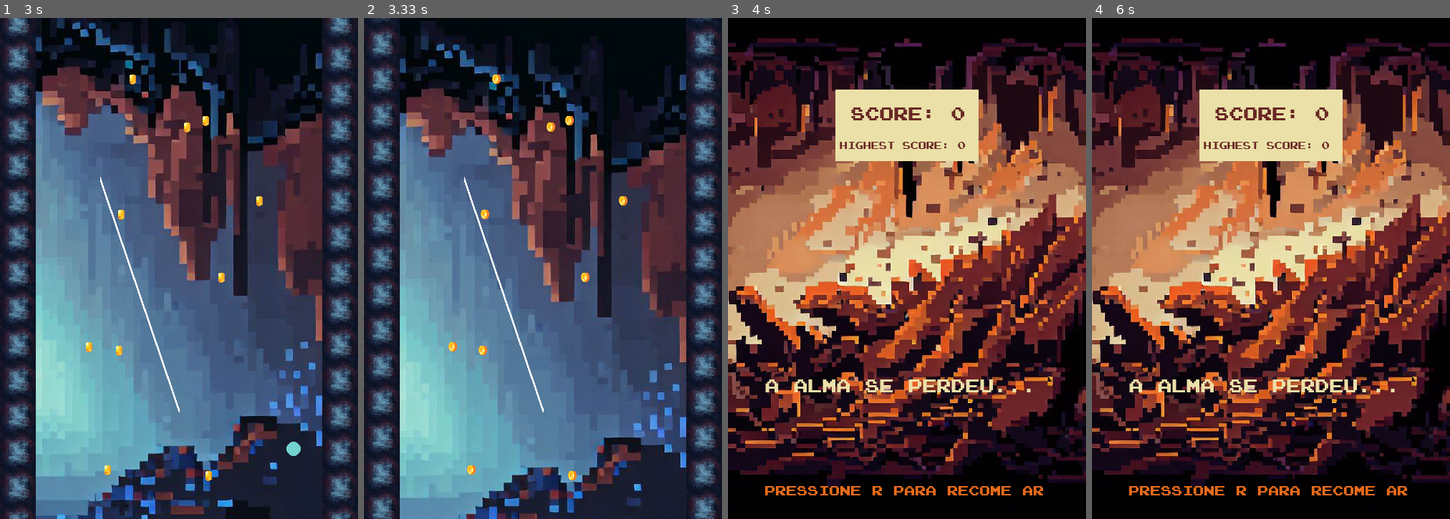
Above: before the commit, frames 1-4 (left to right).
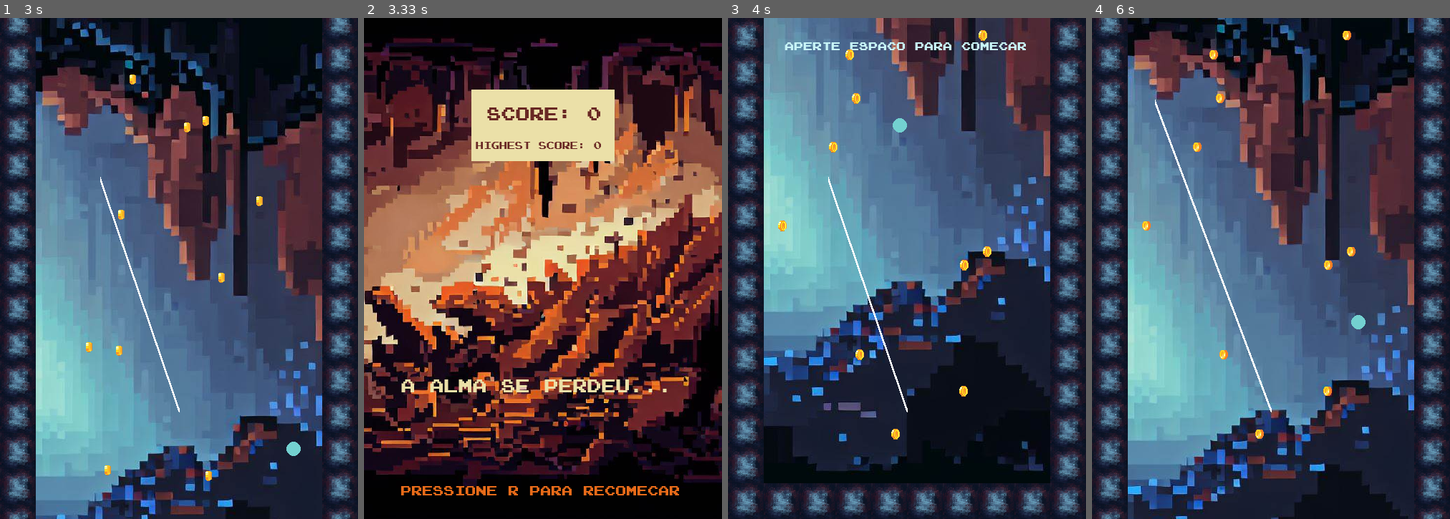
Above: after the commit, the same moments.

Repository: insper-classroom/devlife-23-1-projeto-pygame-esther_nina
Game: pygame game, started from code/jogo.py
The game is run twice, just before and just after one commit, with the same random seed, the same clock (stepped at 60 frames per second) and the same inputs.
Inputs (mouse positions are in pixels of both pictures, inside the frame that each line leads up to):
- Up to frame 1 (3 s): press the mouse at (179, 413) at 0.37 s; move the mouse to (121, 303) at 0.47 s; release the mouse at (68, 193) at 0.6 s; tap Space at 0.67 s; press the mouse at (179, 413) at 1.03 s; move the mouse to (171, 403) at 1.13 s; release the mouse at (161, 398) at 1.27 s; press the mouse at (179, 413) at 1.37 s; move the mouse to (225, 378) at 1.47 s; release the mouse at (272, 348) at 1.6 s; press the mouse at (179, 413) at 1.7 s; move the mouse to (239, 403) at 1.8 s; release the mouse at (304, 398) at 1.93 s; press the mouse at (179, 413) at 2.03 s; move the mouse to (214, 293) at 2.13 s; release the mouse at (254, 178) at 2.27 s; press the mouse at (179, 413) at 2.37 s; move the mouse to (218, 278) at 2.47 s; release the mouse at (257, 143) at 2.6 s; press the mouse at (179, 413) at 2.7 s; move the mouse to (139, 293) at 2.8 s; release the mouse at (100, 178) at 2.93 s
- Up to frame 2 (3.33 s): no input
- Up to frame 3 (4 s): hold R 3.5-3.8 s; press the mouse at (907, 413) at 3.87 s; move the mouse to (860, 363) at 3.97 s
- Up to frame 4 (6 s): release the mouse at (1177, 318) at 4.1 s; tap Space at 4.17 s; press the mouse at (1271, 413) at 4.53 s; move the mouse to (1335, 268) at 4.63 s; release the mouse at (1399, 128) at 4.77 s; press the mouse at (1271, 413) at 4.87 s; move the mouse to (1260, 293) at 4.97 s; release the mouse at (1245, 173) at 5.1 s; press the mouse at (1271, 413) at 5.2 s; move the mouse to (1303, 343) at 5.3 s; release the mouse at (1335, 278) at 5.43 s; press the mouse at (1271, 413) at 5.53 s; move the mouse to (1213, 258) at 5.63 s; release the mouse at (1156, 103) at 5.77 s; press the mouse at (1271, 413) at 5.87 s; move the mouse to (1220, 428) at 5.97 s

Frame 1 is identical in both runs. In frame 2, 90% of the frame differs, in the area x 0-100%, y 0-100%; in frame 3, 90%; in frame 4, 91%.

Commit message:
blocos subindo arrumados

Diff:
--- a/code/classe_jogo.py
+++ b/code/classe_jogo.py
@@ -31,7 +31,7 @@
         self.caverna2_y = - 1300
 
         self.bloco_horizontal_y = 650
-        self.bloco_vertical_y = - 1300
+        self.bloco_vertical_y = - 300
         self.plataformas_anteriores = []
 
         # Criação das moedas
@@ -127,7 +127,12 @@
                             self.pos_final_linha[0] = 450
                         elif self.pos_final_linha[1] > 650:
                             self.pos_final_linha[1] =  650
-
+        if self.comecou:
+            self.bola_quica()
+        if self.bolinha_pos[1] - 10 > 700:
+            fim = TelaFim()
+            fim.fim_loop()
+            return False
         return True
 
     def desenha(self):
@@ -145,6 +150,9 @@
         if self.caverna2_y >= 700:
             self.caverna2_y = - 1300
 
+        if self.bloco_vertical_y == 0:
+            self.bloco_vertical_y = - 300
+
         # Desenha pedras paredes
         x = 0
         y = self.bloco_vertical_y
@@ -153,14 +161,13 @@
             # BOTTOM
             self.window.blit(self.bloco_img, (x, self.bloco_horizontal_y))
             x += 50
-        while self.bloco_vertical_y <= y <= 700:
+        while y <= 700:
             # WALLS
             self.window.blit(self.bloco_img, (0, y))
             self.window.blit(self.bloco_img, (450, y))
             y += 50
         # A bola permanece parada até o jogador dar início
         if self.comecou:
-            self.bola_quica()
             if self.alpha_fab():
                 self.caverna1_y += 10
                 self.caverna2_y += 10
@@ -213,7 +220,7 @@
             if evento.type == pygame.QUIT:
                 return False
             elif evento.type == pygame.KEYDOWN and evento.key == pygame.K_r :
-                    self.inicio.fim_loop()
+                    self.inicio.inicio_loop()
                     return False
         return True
 
@@ -224,7 +231,7 @@
         game_over = self.fonte.render('A alma se perdeu...', self.fonte, BEGE)
         self.window.blit(game_over, (50, 500))
 
-        restart = self.fontemedia.render('Pressione R para recomeçar', self.fontemedia, LARANJA)
+        restart = self.fontemedia.render('Pressione R para recomecar', self.fontemedia, LARANJA)
         self.window.blit(restart, (50, 650))
 
         score =  self.fonte.render(f'Score: {self.score}', self.fonte, MARROM_AVERMELHADO)
